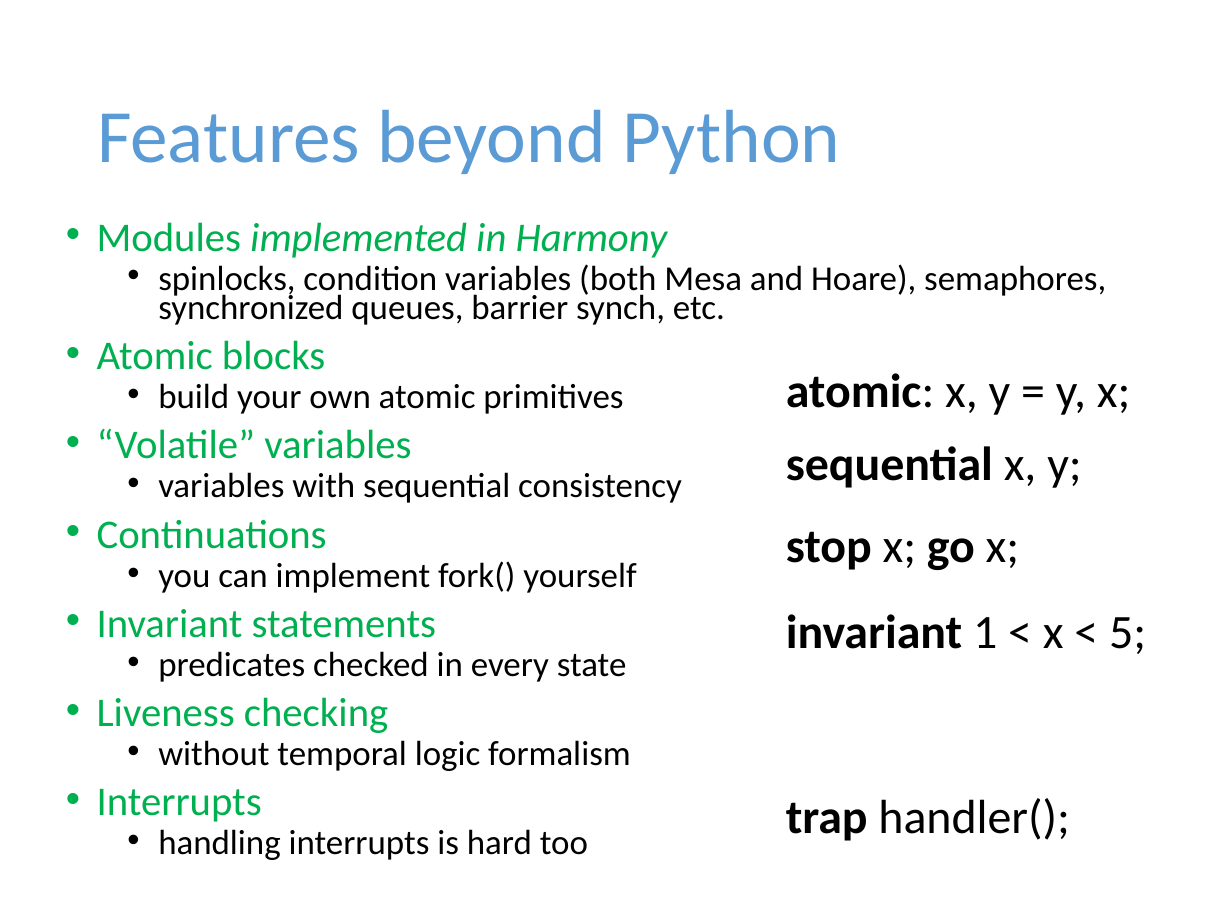
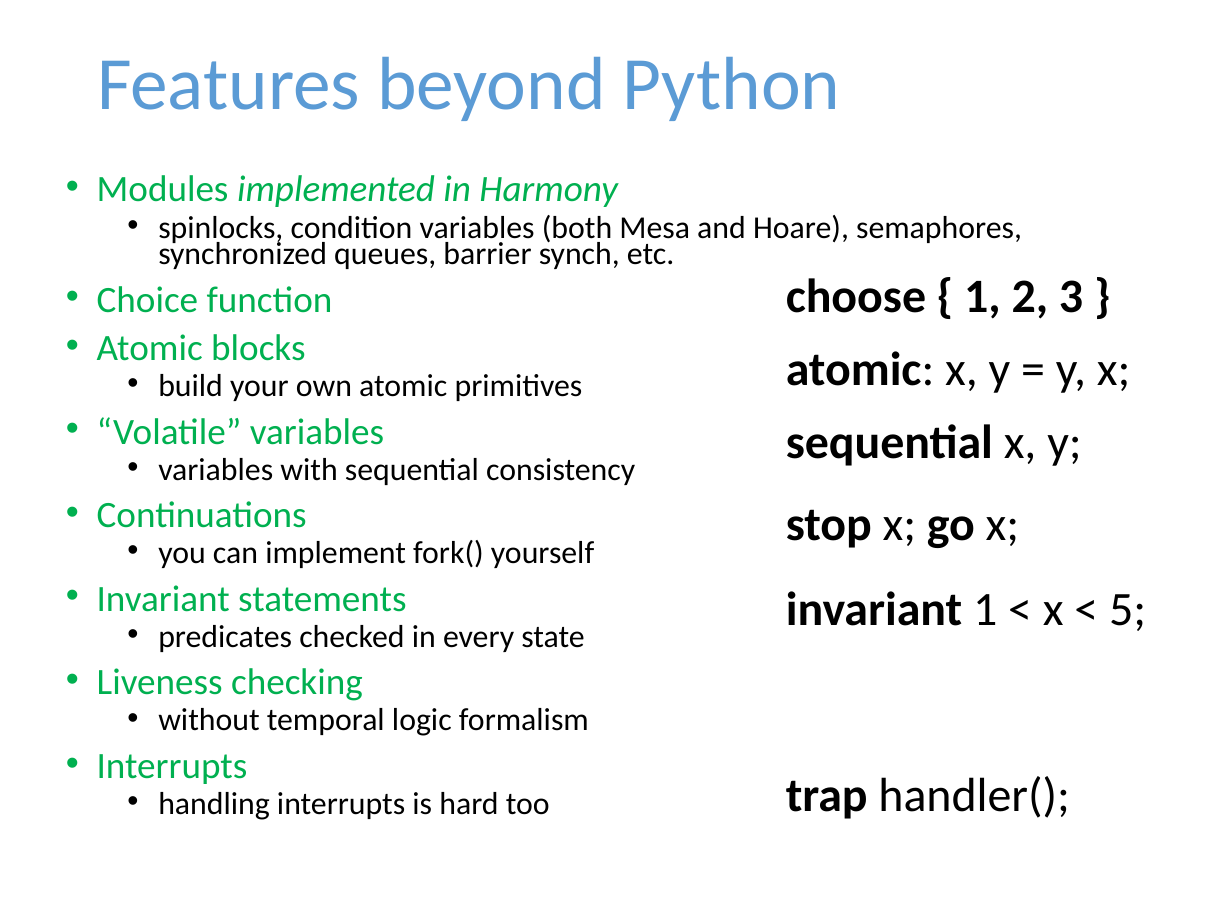
Before and after one commit to harmonylang/harmony, a slide deck: slide 7 of Harmony.pptx. Drawn at 1232x924 pixels with LibreOffice and Linux fonts; fonts in the diff are those of the drawing. Boxes give left, top, right and bottom in pixels: in the first picture for what was removed or moved away, otherwise in the second. Text is boxed around its words. In the diff, an @@ line names an element or a change of style, - is before the commit and + after.

```diff
--- a/Harmony.pptx
+++ b/Harmony.pptx
@@ title "Features beyond Python" moved from (x1=97, y1=109, x2=841, y2=174) to (x1=97, y1=56, x2=841, y2=121) @@
@@ text "Modules implemented in Harmony" moved from (x1=97, y1=222, x2=1106, y2=860) to (x1=97, y1=175, x2=1022, y2=820) @@
@@ text at (x1=97, y1=175, x2=1022, y2=820): size 23.8 to 21.7 pt in "Modules implemented in Harmony", "Atomic blocks", "“Volatile” variables", "Continuations" and 3 more places; size 20.4 to 18.6 pt in "spinlocks, condition variables (both Mesa and Hoare), ...", "build your own atomic primitives", "variables with sequential consistency", "you can implement fork() yourself" and 3 more places @@
@@ text at (x1=97, y1=286, x2=333, y2=313): paragraph added @@
+• Choice function
@@ text added at (x1=786, y1=278, x2=1083, y2=319), 28 pt, text #000000, bold @@
+choose { 1, 2, 3 }
@@ text "atomic: x, y = y, ..." moved from (x1=786, y1=373, x2=1130, y2=415) to (x1=786, y1=351, x2=1130, y2=393) @@
@@ 4 texts moved together from (x1=786, y1=446, x2=1146, y2=841) to (x1=786, y1=424, x2=1146, y2=819) @@
```
Also in this commit, not shown: 3 other slides changed.
